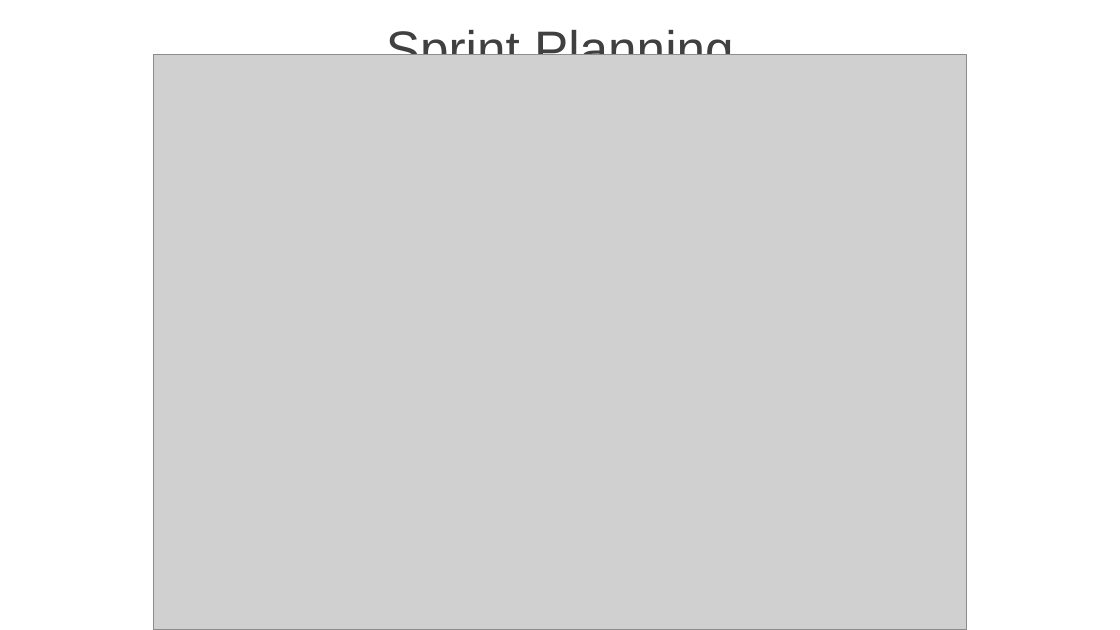
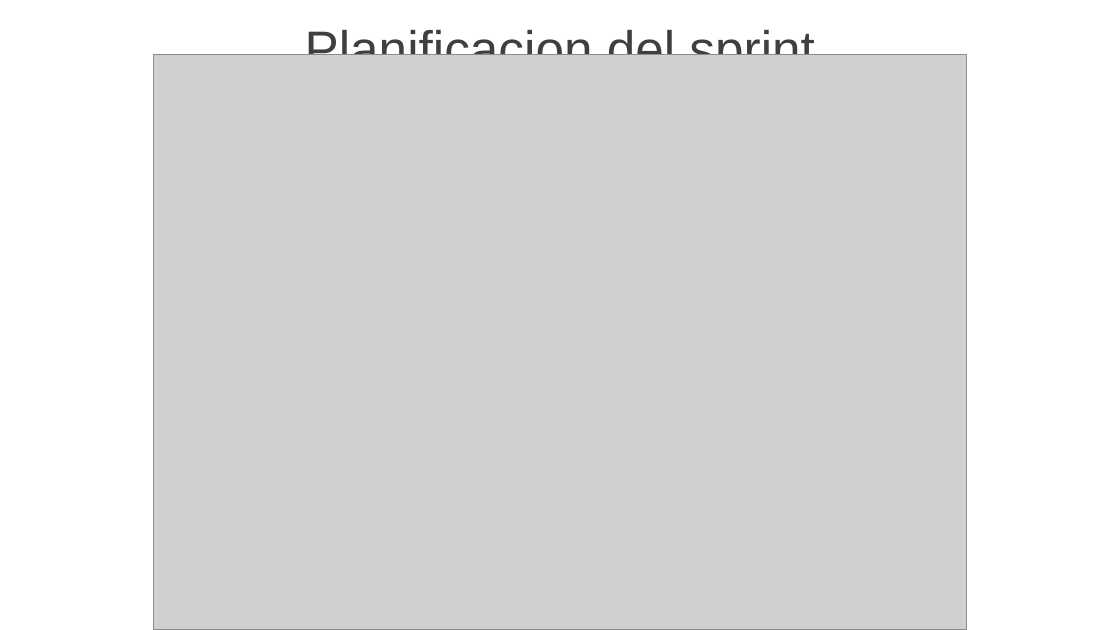
Before and after one commit to JavierMartinez127/Repositorio_Grupo2_ISW, a slide deck: slide 11 of Trabajos Conceptuales/TC_01/GRUPO2_TC_01_PECHA_CUCHA_FRAMEWORK_ESCALAR_SCRUM.pptx. Drawn at 1120x630 pixels with LibreOffice and Linux fonts; fonts in the diff are those of the drawing; grey boxes stand for pictures; background and template pictures are left out. Boxes give left, top, right and bottom in pixels: in the first picture for what was removed or moved away, otherwise in the second. Text is boxed around its words. In the diff, an @@ line names an element or a change of style, - is before the commit and + after.

```diff
--- a/Trabajos Conceptuales/TC_01/GRUPO2_TC_01_PECHA_CUCHA_FRAMEWORK_ESCALAR_SCRUM.pptx
+++ b/Trabajos Conceptuales/TC_01/GRUPO2_TC_01_PECHA_CUCHA_FRAMEWORK_ESCALAR_SCRUM.pptx
@@ text at (305,26,814,55): text changed; text colour #404040 to #3F3F3F @@
-Sprint Planning
+Planificacion del sprint
```
Also in this commit, not shown: 10 other slides changed, 8 slides added, 8 slides removed.
